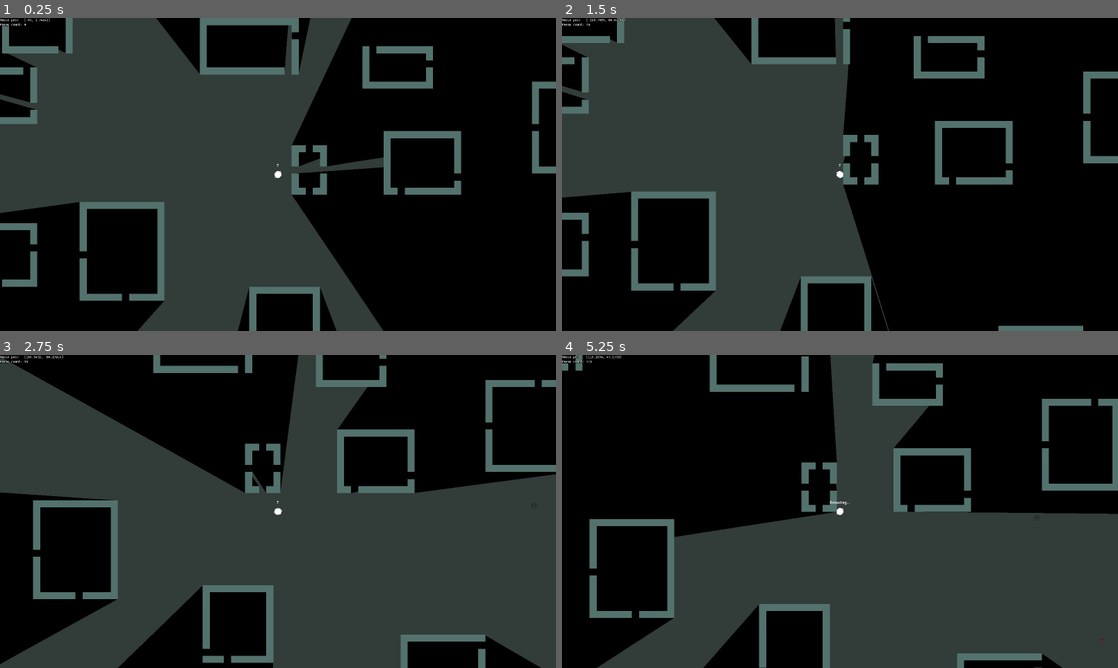
Above: before the commit, frames 1-4 (two rows, left to right).
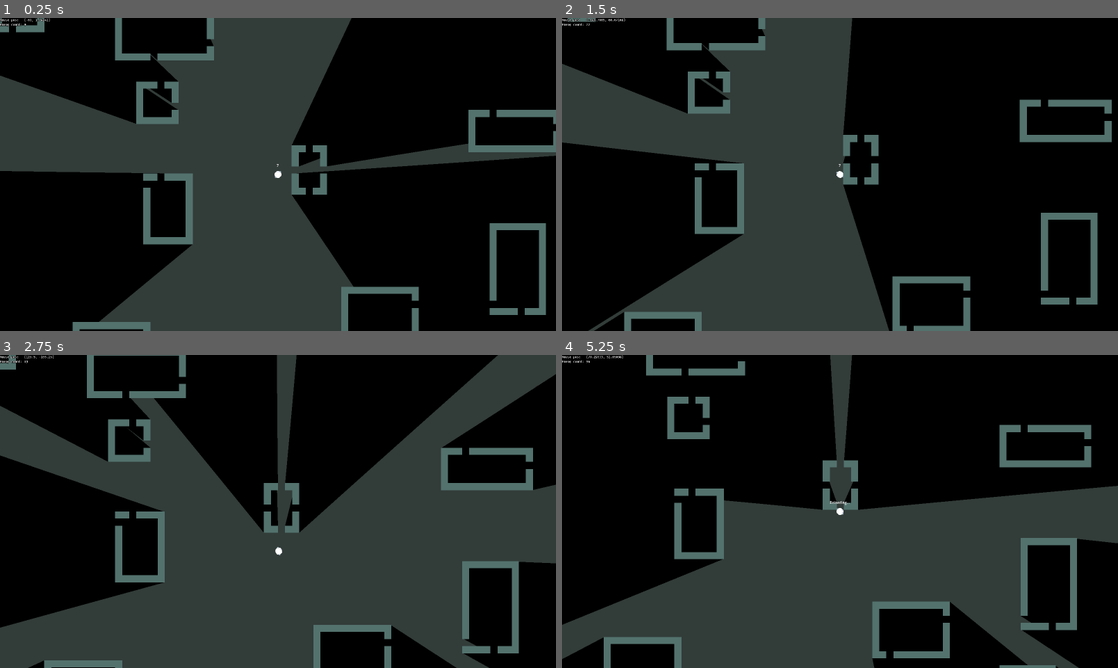
Above: after the commit, the same moments.

Repository: NomadicDaggy/procgen1
Game: Godot game, scene res://scenes/world.tscn
The game is run twice, just before and just after one commit, with the same random seed, the same clock (stepped at 60 frames per second) and the same inputs.
Inputs (mouse positions are in pixels of both pictures, inside the frame that each line leads up to):
- Up to frame 1 (0.25 s): no input
- Up to frame 2 (1.5 s): tap Enter at 0.5 s; move the mouse to (962, 158) at 0.52 s; hold D (move_right) 0.53-1.28 s; hold Middle mouse button (middle_mouse_btn, bound only after the… 0.53-1.28 s; tap Mouse wheel down (scroll_down, bound only after the commit) at 0.8, 1.35 s; tap Space at 1.25 s; move the mouse to (728, 190) at 1.27 s; hold S (move_down) from 1.28 s (still down)
- Up to frame 3 (2.75 s): tap Mouse wheel up (scroll_up, bound only after the commit) at 1.55, 2.1 s; move the mouse to (333, 442) at 2.02 s; release S (move_down) at 2.03 s; hold D (move_right) from 2.03 s (still down); tap C (toggle_camera, bound only after the commit) at 2.3 s
- Up to frame 4 (5.25 s): move the mouse to (812, 574) at 2.77 s; release D (move_right) at 2.78 s; hold W (move_up) 2.78-3.53 s; tap C (toggle_camera, bound only after the commit) at 2.85 s; tap Middle mouse button (middle_mouse_btn, bound only after the… at 3.05, 4.35 s; move the mouse to (1006, 558) at 3.52 s; press the mouse at (1006, 558) at 3.53 s; hold A (move_left) 3.53-5.03 s; tap Mouse wheel down (scroll_down, bound only after the commit) at 3.8, 5.1 s; tap R (reload) at 4.15 s; tap Enter at 4.25 s; move the mouse to (673, 464) at 4.27 s; release the mouse at (673, 464) at 4.28 s; tap Mouse wheel up (scroll_up, bound only after the commit) at 4.55 s; tap Space at 5 s; move the mouse to (867, 511) at 5.02 s; hold S (move_down) from 5.03 s (still down)

The runs differ from the first frame. In frame 1, 27% of the frame differs, in the area x 0-100%, y 0-100%; in frame 2, 27%; in frame 3, 41%; in frame 4, 33%.

Commit message:
add chunked map generation and separate debug camera

Diff:
--- a/project.godot
+++ b/project.godot
@@ -63,6 +63,26 @@
 "events": [Object(InputEventKey,"resource_local_to_scene":false,"resource_name":"","device":-1,"window_id":0,"alt_pressed":false,"shift_pressed":false,"ctrl_pressed":false,"meta_pressed":false,"pressed":false,"keycode":0,"physical_keycode":82,"key_label":0,"unicode":114,"echo":false,"script":null)
 ]
 }
+scroll_down={
+"deadzone": 0.5,
+"events": [Object(InputEventMouseButton,"resource_local_to_scene":false,"resource_name":"","device":-1,"window_id":0,"alt_pressed":false,"shift_pressed":false,"ctrl_pressed":false,"meta_pressed":false,"button_mask":16,"position":Vector2(274, 14),"global_position":Vector2(278, 55),"factor":1.0,"button_index":5,"canceled":false,"pressed":true,"double_click":false,"script":null)
+]
+}
+scroll_up={
+"deadzone": 0.5,
+"events": [Object(InputEventMouseButton,"resource_local_to_scene":false,"resource_name":"","device":-1,"window_id":0,"alt_pressed":false,"shift_pressed":false,"ctrl_pressed":false,"meta_pressed":false,"button_mask":8,"position":Vector2(173, 14),"global_position":Vector2(177, 55),"factor":1.0,"button_index":4,"canceled":false,"pressed":true,"double_click":false,"script":null)
+]
+}
+toggle_camera={
+"deadzone": 0.5,
+"events": [Object(InputEventKey,"resource_local_to_scene":false,"resource_name":"","device":-1,"window_id":0,"alt_pressed":false,"shift_pressed":false,"ctrl_pressed":false,"meta_pressed":false,"pressed":false,"keycode":0,"physical_keycode":67,"key_label":0,"unicode":99,"echo":false,"script":null)
+]
+}
+middle_mouse_btn={
+"deadzone": 0.5,
+"events": [Object(InputEventMouseButton,"resource_local_to_scene":false,"resource_name":"","device":-1,"window_id":0,"alt_pressed":false,"shift_pressed":false,"ctrl_pressed":false,"meta_pressed":false,"button_mask":4,"position":Vector2(129, 16),"global_position":Vector2(133, 57),"factor":1.0,"button_index":3,"canceled":false,"pressed":true,"double_click":false,"script":null)
+]
+}
 
 [layer_names]
 
--- a/scenes/enemy.tscn
+++ b/scenes/enemy.tscn
@@ -52,6 +52,7 @@
 
 [node name="NavigationAgent2D" type="NavigationAgent2D" parent="Navigation"]
 radius = 20.0
+debug_enabled = true
 
 [node name="Timer" type="Timer" parent="Navigation"]
 wait_time = 0.1
--- a/scenes/world.tscn
+++ b/scenes/world.tscn
@@ -6,9 +6,10 @@
 [ext_resource type="PackedScene" uid="uid://cbjk1vccn32a4" path="res://scenes/player.tscn" id="3_m2xfy"]
 [ext_resource type="Script" path="res://scripts/ui.gd" id="4_q5nlr"]
 [ext_resource type="FontFile" uid="uid://dmhp7vho1grrx" path="res://assets/FiraMono-Medium.ttf" id="5_vanpt"]
+[ext_resource type="Script" path="res://scripts/freecam.gd" id="7_kml0k"]
 
-[sub_resource type="NavigationPolygon" id="NavigationPolygon_y1ok5"]
-outlines = Array[PackedVector2Array]([PackedVector2Array(-1994, -1189, 1939, -1316, 2100, 1318, -1922, 1377)])
+[sub_resource type="NavigationPolygon" id="NavigationPolygon_ktfvu"]
+outlines = Array[PackedVector2Array]([PackedVector2Array(-26426, -16115, 29510, -16403, 29222, 13645, -25786, 12845)])
 source_geometry_group_name = &"navigation_polygon_source_group"
 agent_radius = 6.0
 
@@ -80,7 +81,7 @@
 [node name="NavigationRegion2D" type="NavigationRegion2D" parent="."]
 z_index = 25
 position = Vector2(-7, 7)
-navigation_polygon = SubResource("NavigationPolygon_y1ok5")
+navigation_polygon = SubResource("NavigationPolygon_ktfvu")
 
 [node name="Map" type="TileMap" parent="NavigationRegion2D" node_paths=PackedStringArray("navigation_region")]
 position = Vector2(7, -7)
@@ -146,6 +147,10 @@
 position_smoothing_speed = 1e+06
 rotation_smoothing_speed = 2.0
 
+[node name="Freecam" type="Camera2D" parent="."]
+zoom = Vector2(2, 2)
+script = ExtResource("7_kml0k")
+
 [connection signal="bake_finished" from="NavigationRegion2D" to="UI" method="_on_navigation_region_2d_bake_finished"]
 [connection signal="navigation_polygon_changed" from="NavigationRegion2D" to="UI" method="_on_navigation_region_2d_navigation_polygon_changed"]
 [connection signal="map_ready" from="NavigationRegion2D/Map" to="GameManager" method="_on_map_map_ready"]
--- a/scripts/enemy.gd
+++ b/scripts/enemy.gd
@@ -103,7 +103,6 @@
 	state = State.DEAD
 	queue_free()
 
-
 func _on_timer_timeout():
 	if state == State.CHASING:
 		navigation_agent.target_position = target.global_position
--- /dev/null
+++ b/scripts/freecam.gd
@@ -0,0 +1,49 @@
+extends Camera2D
+
+@export var in_freecam = false
+@onready var player_camera = $"../Player/Camera2D"
+@onready var player_info = $"../UI/PlayerInfo"
+
+const zoom_increment = 0.15
+
+var fixed_toggle_point = Vector2(0,0)
+
+
+# Called when the node enters the scene tree for the first time.
+func _ready():
+	pass # Replace with function body.
+
+
+# Called every frame. 'delta' is the elapsed time since the previous frame.
+func _process(delta):
+	if Input.is_action_just_released("toggle_camera"):
+		if in_freecam:
+			in_freecam = false
+			player_info.visible = true
+			player_camera.make_current()
+			Engine.time_scale = 1.0
+		else:
+			in_freecam = true
+			player_info.visible = false
+			make_current()
+			Engine.time_scale = 0.0
+	if in_freecam:
+		if Input.is_action_just_released("scroll_up"):
+			print("zoom in")
+			zoom = clamp(zoom + Vector2(zoom_increment, zoom_increment), Vector2(zoom_increment, zoom_increment), Vector2(10.35, 10.35))
+		if Input.is_action_just_released("scroll_down"):
+			print("zoom out")
+			zoom = clamp(zoom - Vector2(zoom_increment, zoom_increment), Vector2(zoom_increment, zoom_increment), Vector2(10.35, 10.35))
+
+		if Input.is_action_just_pressed("middle_mouse_btn"):
+			var ref = get_viewport().get_mouse_position()
+			fixed_toggle_point = ref
+		if Input.is_action_pressed("middle_mouse_btn"):
+			move_map_around()
+
+# moves the map around just like in the editor
+func move_map_around():
+	var ref = get_viewport().get_mouse_position()
+	global_position.x -= (ref.x - fixed_toggle_point.x)
+	global_position.y -= (ref.y - fixed_toggle_point.y)
+	fixed_toggle_point = ref
--- a/scripts/game_manager.gd
+++ b/scripts/game_manager.gd
@@ -18,7 +18,7 @@
 	if G.debug_mode:
 		enemy_nospawn_size = 8
 		enemy_spawn_max_dist = 10
-		max_enemies = 5
+		max_enemies = 0
 
 #func _on_map_map_ready():
 #	# spawn enemies
--- a/scripts/global_vars.gd
+++ b/scripts/global_vars.gd
@@ -1,6 +1,11 @@
 extends Node
 
+# Tilesize in pixels
 const TS = 16.0
+
+# Chunksize in tiles
+const CS = 64
+
 const PLAYER_NAME = "Player"
 
 var debug_mode = false
--- a/scripts/map.gd
+++ b/scripts/map.gd
@@ -7,35 +7,49 @@
 const WALL = Vector2i(2,0)
 const BG = Vector2i(1,0)
 
-const MAX_ROOMS = 1000
+const MAX_ROOMS = 60
 const MIN_ROOM_SIZE = 6
 const MAX_ROOM_SIZE = 14
-const MIN_ROOM_OFFSET = -60
-const MAX_ROOM_OFFSET = 60
+#const MIN_ROOM_OFFSET = -60
+#const MAX_ROOM_OFFSET = 60
 
 @onready var buildings = $Buildings
 @onready var spawnarea = $Spawnarea
 
 # Called when the node enters the scene tree for the first time.
 func _ready():
+	for i in range(-2,2):
+		for j in range(-2,2):
+			generate_chunk(Vector2i(i, j))
 
-	build_bg()
+	call_deferred("nav_setup")
 
+
+func _process(delta):
+	pass
+
+
+func nav_setup():
+	navigation_region.bake_navigation_polygon()
+	map_ready.emit()
+
+
+func generate_chunk(offset_in_chunks: Vector2i):
+	print("generating chunk: ", offset_in_chunks)
+	build_bg(
+		Vector2i(offset_in_chunks[0] * G.CS, offset_in_chunks[1] * G.CS),
+		Vector2i((offset_in_chunks[0] + 1) * G.CS, (offset_in_chunks[1] + 1) * G.CS))
+
+	var chunk_origin_tiles = offset_in_chunks * G.CS
+	# build buildings
 	for i in range(MAX_ROOMS):
 		var width = G.rng.randi_range(MIN_ROOM_SIZE, MAX_ROOM_SIZE)
 		var height = G.rng.randi_range(MIN_ROOM_SIZE, MAX_ROOM_SIZE)
 		var offset = Vector2i(
-			G.rng.randi_range(MIN_ROOM_OFFSET, MAX_ROOM_OFFSET),
-			G.rng.randi_range(MIN_ROOM_OFFSET, MAX_ROOM_OFFSET))
+			G.rng.randi_range(0, G.CS),
+			G.rng.randi_range(0, G.CS))
+		build_room(width, height, chunk_origin_tiles + offset)
 
-		build_room(width, height, offset)
-
-	call_deferred("nav_setup")
-
-func nav_setup():
-	navigation_region.bake_navigation_polygon()
-
-	map_ready.emit()
 
 func build_room(width: int, height:int, offset: Vector2i):
 	# create an area
@@ -93,9 +107,11 @@
 	var rect2_aabb = Rect2(transform2.origin, rect2.size).abs()
 	return rect1_aabb.intersects(rect2_aabb)
 
-func build_bg():
-	for x in range(-100,100):
-		for y in range(-100,100):
+func build_bg(top_left: Vector2i, bottom_right: Vector2i):
+	for x in range(top_left[0], bottom_right[0]):
+		assert (bottom_right[0] - top_left[0] == G.CS)
+		for y in range(top_left[1], bottom_right[1]):
+			assert (bottom_right[1] - top_left[1] == G.CS)
 			set_bg(x, y)
 
 func set_bg(x, y):
Not shown: 1 places in scenes/world.tscn that only renumber resources
